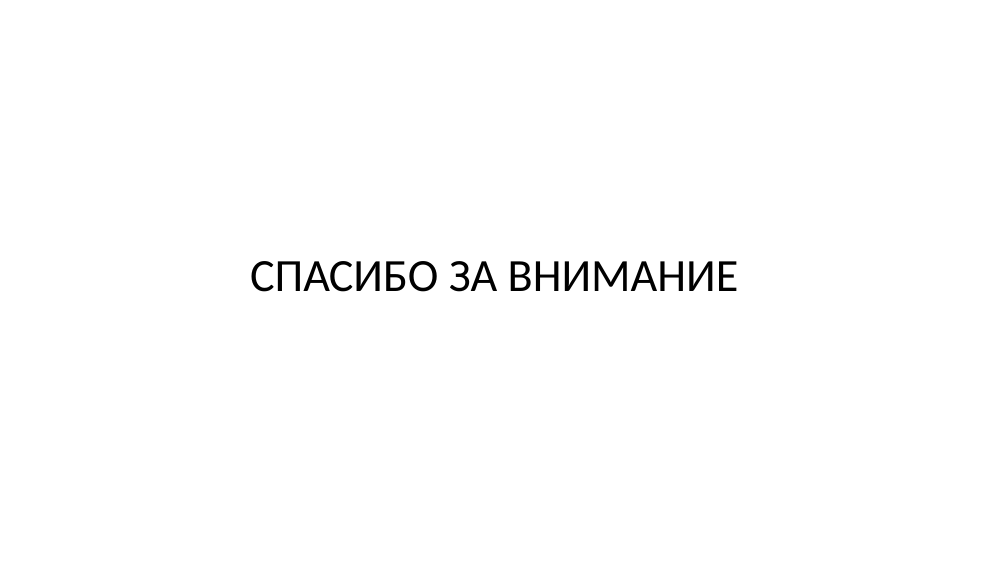
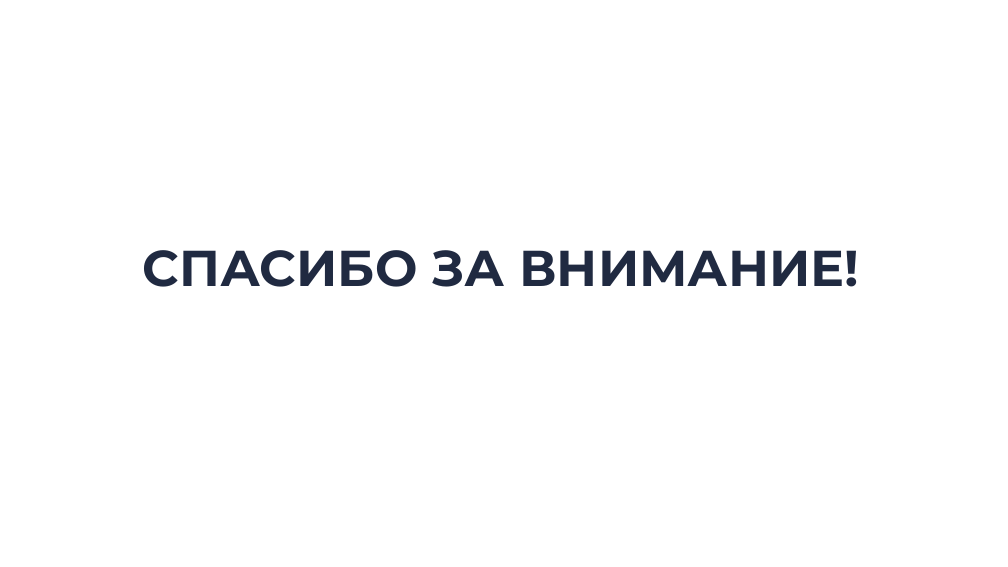
Before and after one commit to maxikfedorov/trade-defense-platform, a slide deck: slide 11 of assets/НейроСанитары_Моспром_v1.pptx (slide 10 before the commit). Drawn at 1008x567 pixels with LibreOffice and Linux fonts; fonts in the diff are those of the drawing. Boxes give left, top, right and bottom in pixels: in the first picture for what was removed or moved away, otherwise in the second. Text is boxed around its words. In the diff, an @@ line names an element or a change of style, - is before the commit and + after.

```diff
--- a/assets/НейроСанитары_Моспром_v1.pptx
+++ b/assets/НейроСанитары_Моспром_v1.pptx
@@ title "СПАСИБО ЗА ВНИМАНИЕ!" at (143, 250, 859, 287): vertical alignment middle to top @@
@@ title at (143, 250, 859, 287): text changed; size 44 to 48 pt; font Calibri to Montserrat; text colour #000000 to #202A41; bold on @@
-СПАСИБО ЗА ВНИМАНИЕ
+СПАСИБО ЗА ВНИМАНИЕ!
```
Also in this commit, not shown: 4 other slides changed, 6 slides added, 5 slides removed, 4 other files.
